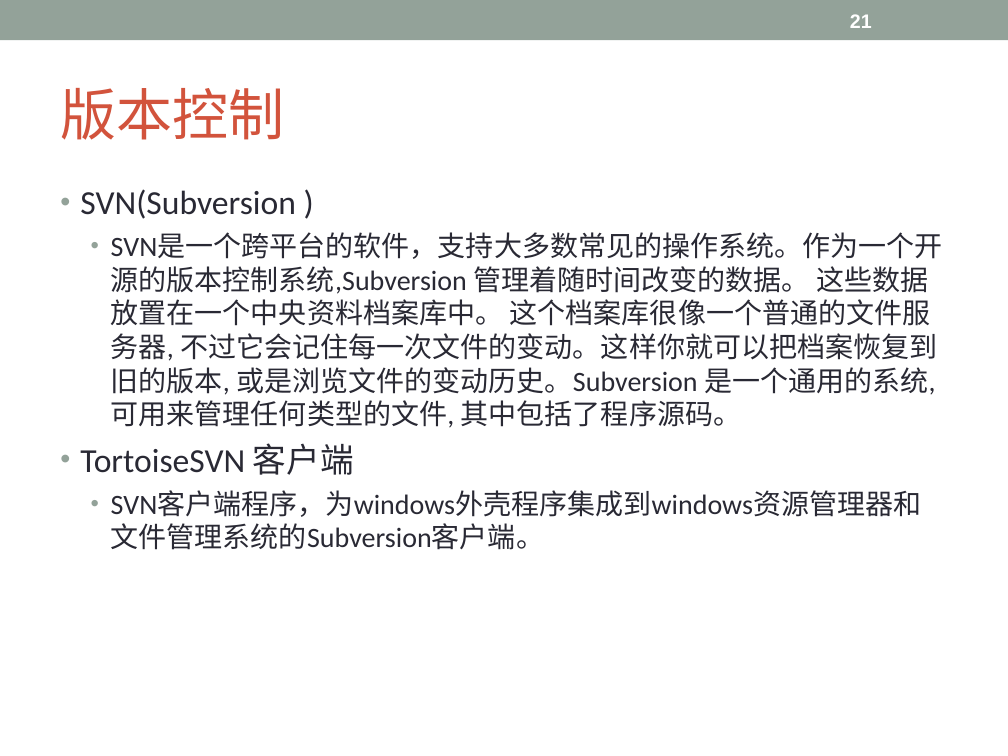
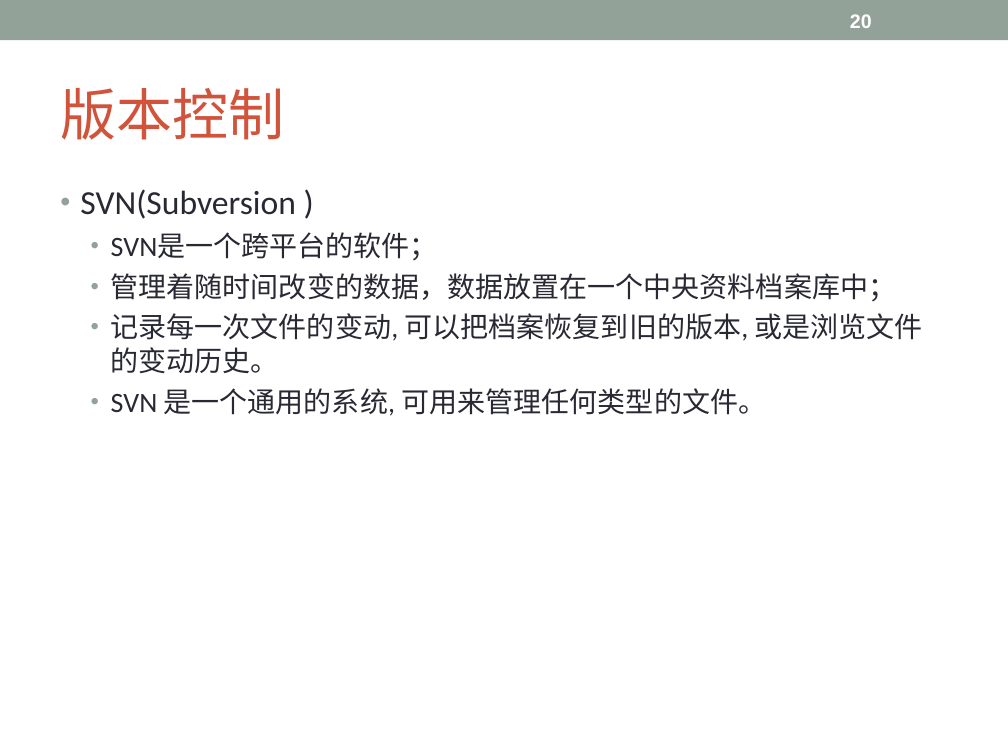
Before and after one commit to Lyon-NEU/Git, a slide deck: slide 20 of git.ppt (slide 21 before the commit). Drawn at 1008x756 pixels with LibreOffice and Linux fonts; fonts in the diff are those of the drawing. Boxes give left, top, right and bottom in pixels: in the first picture for what was removed or moved away, otherwise in the second. Text is boxed around its words. In the diff, an @@ line names an element or a change of style, - is before the commit and + after.

```diff
--- a/git.ppt
+++ b/git.ppt
@@ page number at (850, 14, 872, 28): text changed @@
-21
+20
@@ text at (111, 233, 923, 416): text changed @@
-  • SVN是一个跨平台的软件，支持大多数常见的操作系统。作为一个开源的版本控制系统,Subversion 管理着随时间改变的数据。 这些数据放置在一个中央资料档案库中。 这个档案库很像一个普通的文件服务器, 不过它会记住每一次文件的变动。这样你就可以把档案恢复到旧的版本, 或是浏览文件的变动历史。Subversion 是一个通用的系统, 可用来管理任何类型的文件, 其中包括了程序源码。
-• TortoiseSVN 客户端
-  • SVN客户端程序，为windows外壳程序集成到windows资源管理器和文件管理系统的Subversion客户端。
+  • SVN是一个跨平台的软件；
+  • 管理着随时间改变的数据，数据放置在一个中央资料档案库中；
+  • 记录每一次文件的变动, 可以把档案恢复到旧的版本, 或是浏览文件的变动历史。
+  • SVN 是一个通用的系统, 可用来管理任何类型的文件。
```
Also in this commit, not shown: 15 other slides changed, 10 slides added, 5 slides removed.
